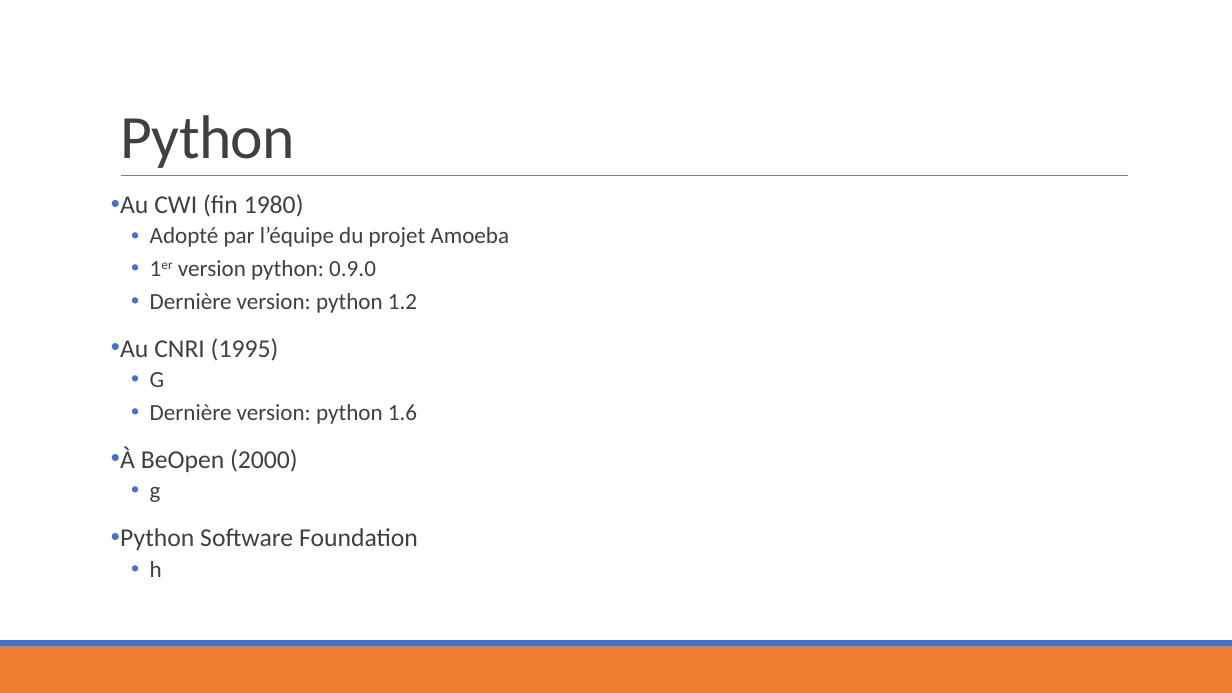
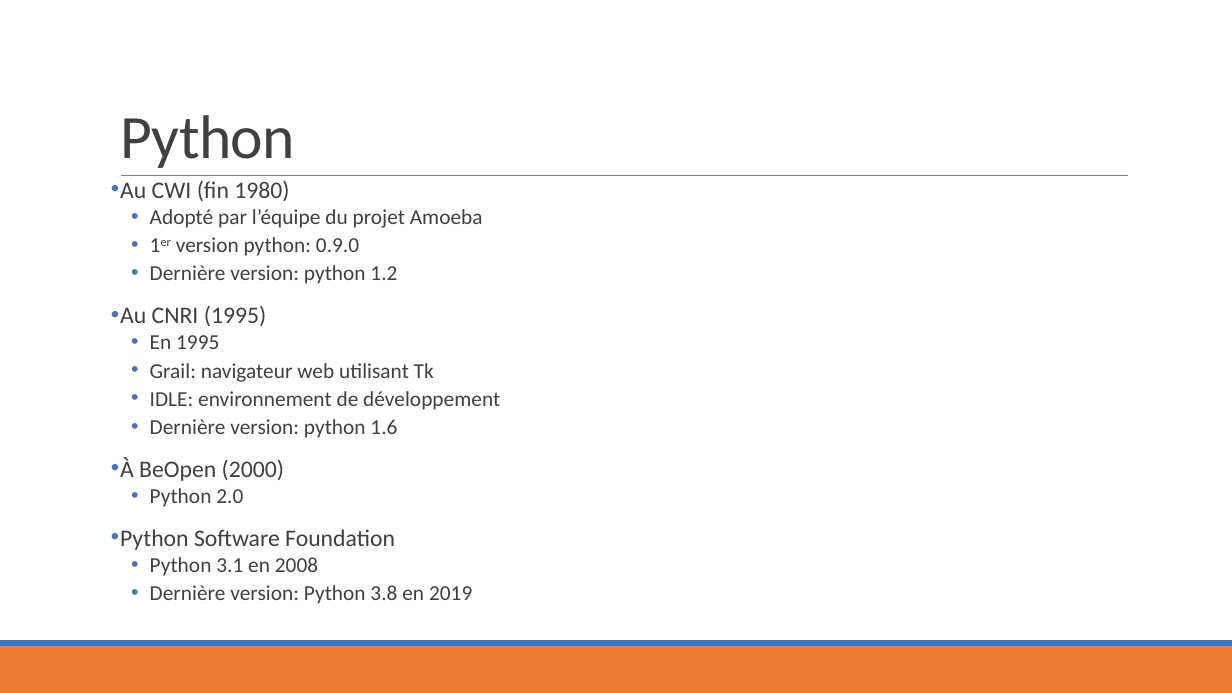
Before and after one commit to MaximeRoy1733837/ESP, a slide deck: slide 5 of Python/Défi_python.pptx. Drawn at 1232x693 pixels with LibreOffice and Linux fonts; fonts in the diff are those of the drawing. Boxes give left, top, right and bottom in pixels: in the first picture for what was removed or moved away, otherwise in the second. Text is boxed around its words. In the diff, an @@ line names an element or a change of style, - is before the commit and + after.

Commit message:
continuer power point python

```diff
--- a/Python/Défi_python.pptx
+++ b/Python/Défi_python.pptx
@@ text "Au CWI (fin 1980)": place and size @@
-text "Au CWI (fin 1980)" at bbox=[120, 194, 509, 577]
+text "Au CWI (fin 1980)" at bbox=[120, 181, 500, 604]
@@ text at bbox=[120, 181, 483, 550]: size 20 to 18.5 pt in "Au CWI (fin 1980)", "Au CNRI (1995)", "À BeOpen (2000)", "Python Software Foundation"; size 18 to 16.6 pt in "Adopté par l’équipe du projet Amoeba", "1er version python: 0.9.0", "Dernière version: python 1.2", "Dernière version: python 1.6"; line spacing 0.9 to 0.8 @@
@@ text at bbox=[150, 335, 500, 410]: text changed; size 18 to 16.6 pt @@
-  • G
+  • En 1995
+  • Grail: navigateur web utilisant Tk
+  • IDLE: environnement de développement
@@ text at bbox=[150, 488, 243, 507]: text changed; size 18 to 16.6 pt @@
-  • g
+  • Python 2.0
@@ text at bbox=[150, 557, 472, 604]: text changed; size 18 to 16.6 pt @@
-  • h
+  • Python 3.1 en 2008
+  • Dernière version: Python 3.8 en 2019
```
Also in this commit, not shown: 4 other slides changed, 8 slides added, 2 slides removed, 1 other file.
